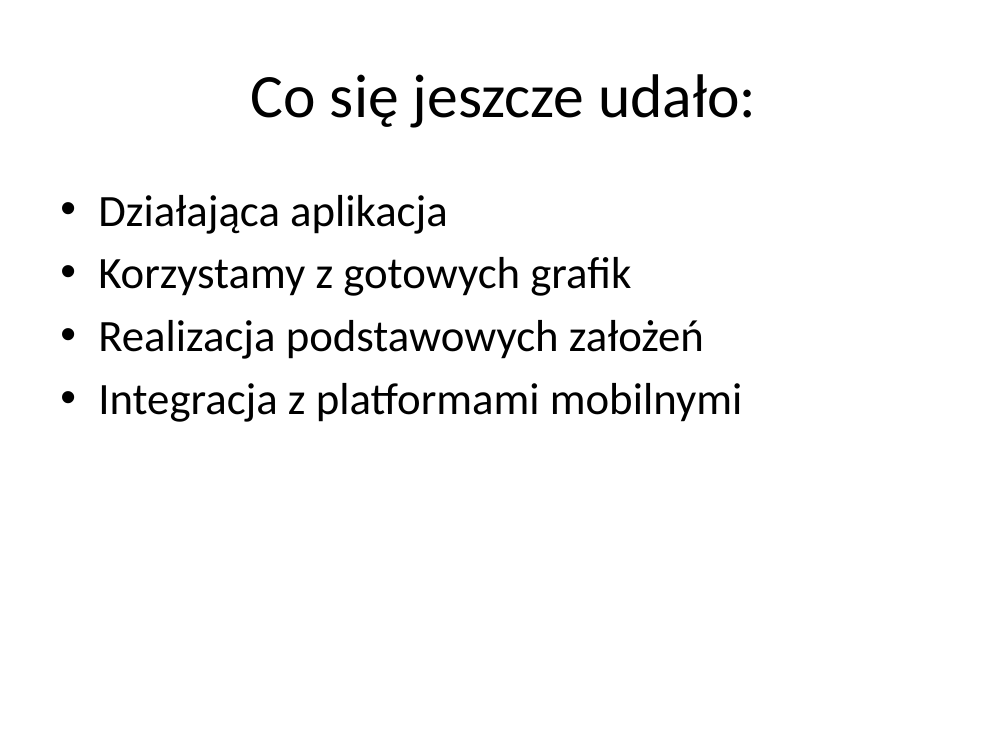
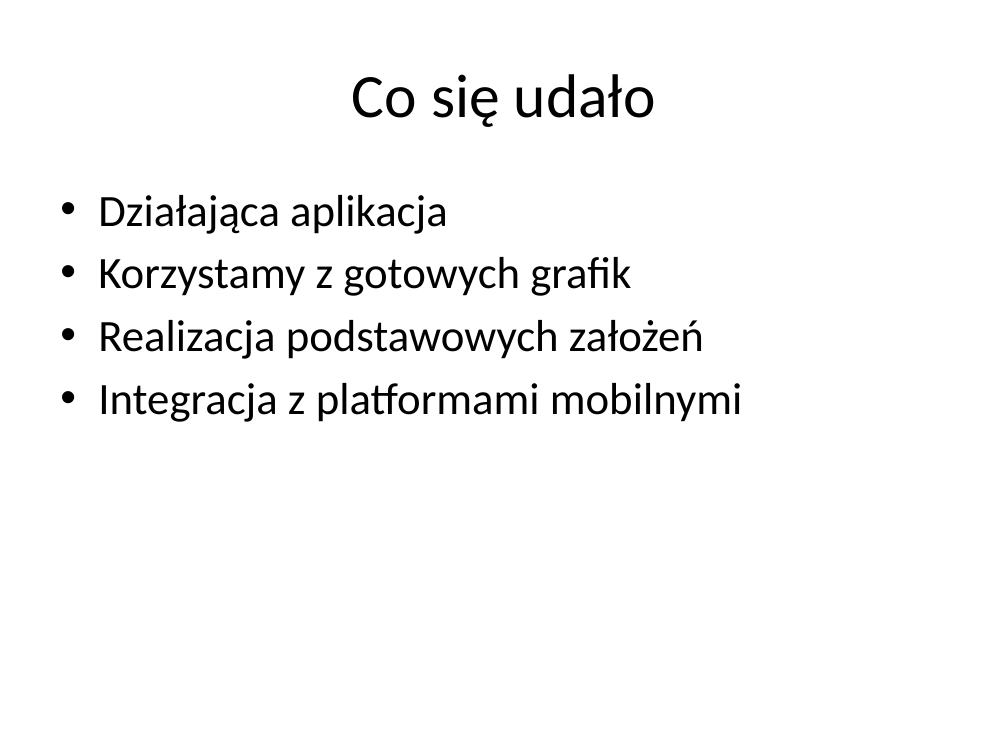
Before and after one commit to nielu/RandomGame, a slide deck: slide 12 of RandomGame.pptx (slide 10 before the commit). Drawn at 1008x756 pixels with LibreOffice and Linux fonts; fonts in the diff are those of the drawing; background and template pictures are left out. Boxes give left, top, right and bottom in pixels: in the first picture for what was removed or moved away, otherwise in the second. Text is boxed around its words. In the diff, an @@ line names an element or a change of style, - is before the commit and + after.

```diff
--- a/RandomGame.pptx
+++ b/RandomGame.pptx
@@ title at [352, 74, 656, 127]: text changed @@
-Co się jeszcze udało:
+Co się udało
```
Also in this commit, not shown: 7 other slides changed, 5 slides added, 2 slides removed.
